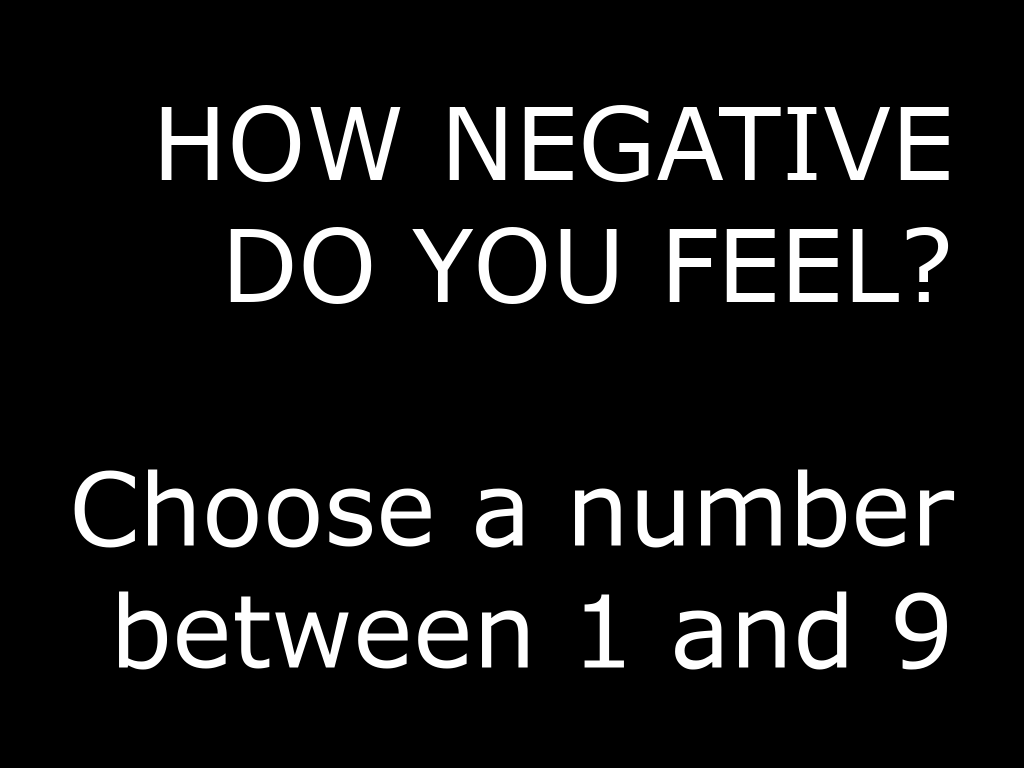
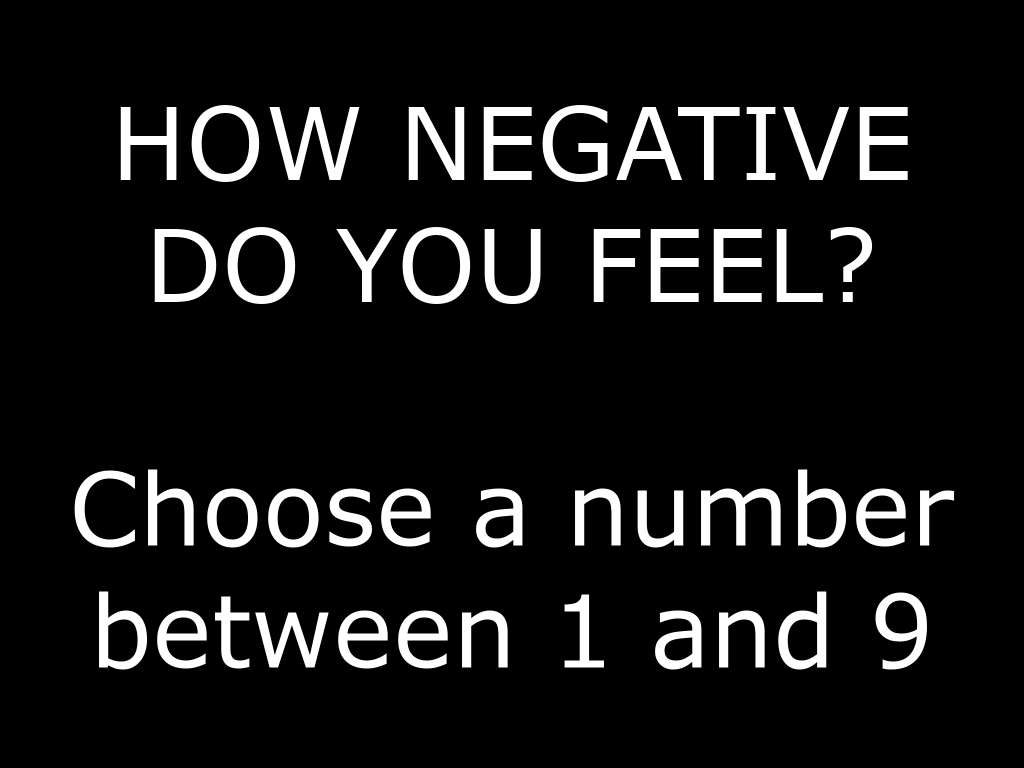
Layer changes from the first 1024x768 image to the second:
painted on "HOW NEGATIVE ..." over [left=99, top=105, right=949, bottom=670]
